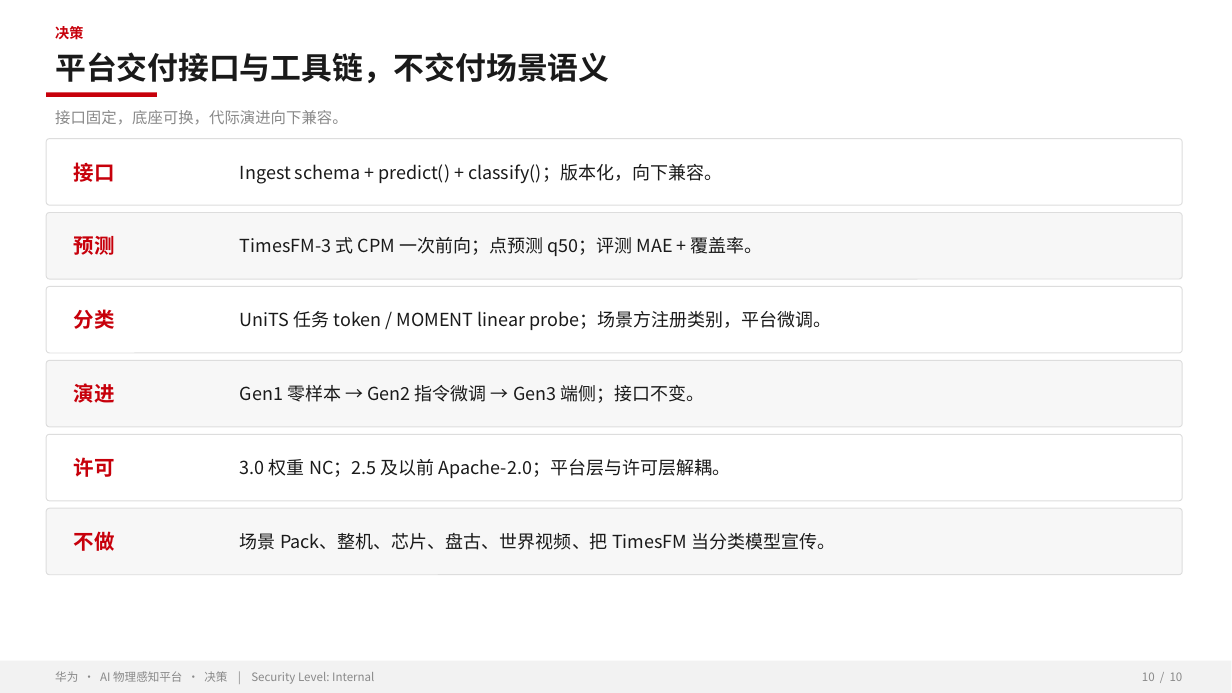
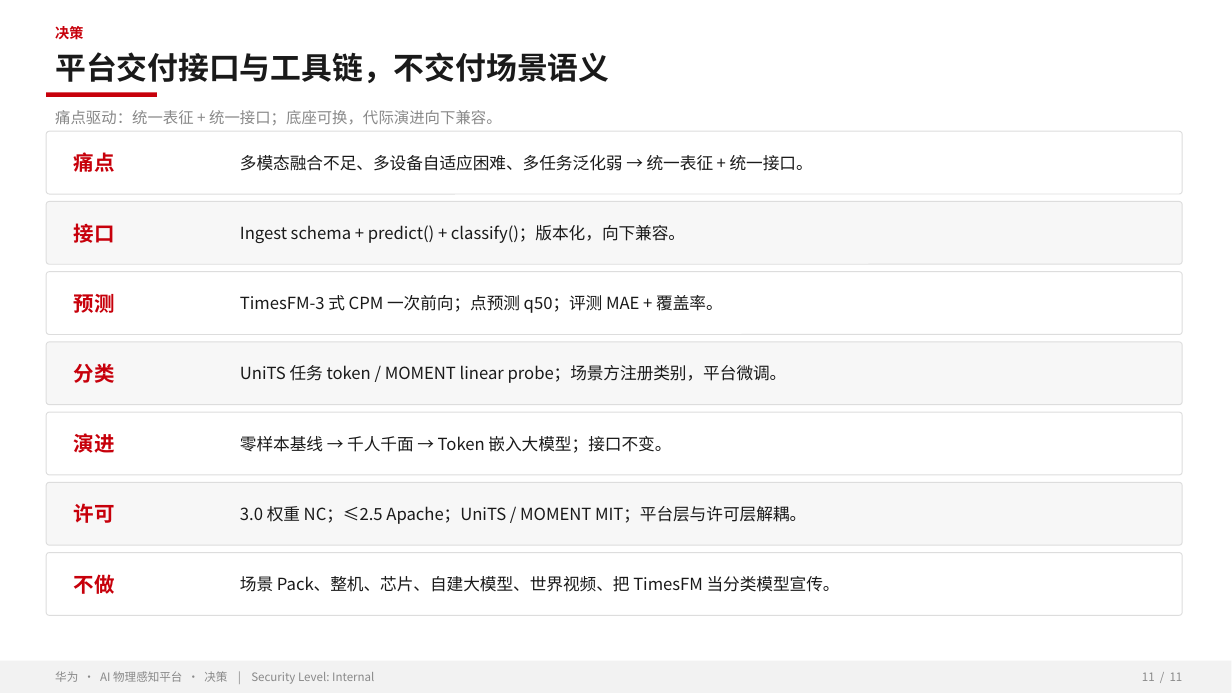
Before and after one commit to zhangrui1123/ai-physical-sensing, a slide deck: slide 11 of AI物理感知平台-华为汇报.pptx (slide 10 before the commit). Drawn at 1232x693 pixels with LibreOffice and Linux fonts; fonts in the diff are those of the drawing; background and template pictures are left out. Boxes give left, top, right and bottom in pixels: in the first picture for what was removed or moved away, otherwise in the second. Text is boxed around its words. In the diff, an @@ line names an element or a change of style, - is before the commit and + after.

```diff
--- a/AI物理感知平台-华为汇报.pptx
+++ b/AI物理感知平台-华为汇报.pptx
@@ text at [55,110,501,125]: text changed @@
-接口固定，底座可换，代际演进向下兼容。
+痛点驱动：统一表征 + 统一接口；底座可换，代际演进向下兼容。
@@ rounded rectangle: place and size @@
-rounded rectangle at [46,139,1182,205]
+rounded rectangle at [46,131,1182,194]
@@ text added at [74,152,115,172], 16 pt, text #C7000B, bold @@
+痛点
@@ text added at [240,155,813,171], 13 pt, text #1A1A1A @@
+多模态融合不足、多设备自适应困难、多任务泛化弱 → 统一表征 + 统一接口。
@@ rounded rectangle: place and size @@
-rounded rectangle at [46,212,1182,279]
+rounded rectangle at [46,201,1182,264]
@@ text "接口": place and size @@
-text "接口" at [74,162,115,182]
+text "接口" at [74,223,115,243]
@@ size 14 to 13 pt in 3 elements at [240,365,787,383], [240,295,723,313], [240,225,685,243] @@
@@ text "Ingest schema + predict() + ...": place and size @@
-text "Ingest schema + predict() + ..." at [240,164,722,184]
+text "Ingest schema + predict() + ..." at [240,225,685,243]
@@ rounded rectangle: place and size @@
-rounded rectangle at [46,286,1182,353]
+rounded rectangle at [46,272,1182,334]
@@ text "预测": place and size @@
-text "预测" at [74,233,115,259]
+text "预测" at [74,290,115,316]
@@ text "TimesFM-3 式 CPM 一次前向；点预测 q50；评测 ...": place and size @@
-text "TimesFM-3 式 CPM 一次前向；点预测 q50；评测 ..." at [240,237,763,256]
+text "TimesFM-3 式 CPM 一次前向；点预测 q50；评测 ..." at [240,295,723,313]
@@ rounded rectangle: place and size @@
-rounded rectangle at [46,360,1182,427]
+rounded rectangle at [46,342,1182,405]
@@ text "分类": place and size @@
-text "分类" at [74,309,115,329]
+text "分类" at [74,363,115,383]
@@ text "UniTS 任务 token / MOMENT ...": place and size @@
-text "UniTS 任务 token / MOMENT ..." at [240,311,832,330]
+text "UniTS 任务 token / MOMENT ..." at [240,365,787,383]
@@ rounded rectangle: place and size @@
-rounded rectangle at [46,434,1182,501]
+rounded rectangle at [46,412,1182,475]
@@ text "演进": place and size @@
-text "演进" at [74,383,115,403]
+text "演进" at [74,433,115,453]
@@ text at [240,436,671,453]: text changed; size 14 to 13 pt @@
-Gen1 零样本 → Gen2 指令微调 → Gen3 端侧；接口不变。
+零样本基线 → 千人千面 → Token 嵌入大模型；接口不变。
@@ rounded rectangle: place and size @@
-rounded rectangle at [46,508,1182,574]
+rounded rectangle at [46,482,1182,545]
@@ text "许可": place and size @@
-text "许可" at [74,457,115,477]
+text "许可" at [74,503,115,523]
@@ text at [240,506,806,524]: text changed; size 14 to 13 pt @@
-3.0 权重 NC；2.5 及以前 Apache-2.0；平台层与许可层解耦。
+3.0 权重 NC；≤2.5 Apache；UniTS / MOMENT MIT；平台层与许可层解耦。
@@ rounded rectangle added at [46,552,1182,615], fill #FFFFFF, outline #DDDDDD 0.75 pt @@
@@ text "不做": place and size @@
-text "不做" at [74,531,115,551]
+text "不做" at [74,574,115,594]
@@ text at [240,576,840,592]: text changed; size 14 to 13 pt @@
-场景 Pack、整机、芯片、盘古、世界视频、把 TimesFM 当分类模型宣传。
+场景 Pack、整机、芯片、自建大模型、世界视频、把 TimesFM 当分类模型宣传。
@@ text at [1142,672,1183,681]: text changed @@
-10 / 10
+11 / 11
```
Also in this commit, not shown: 8 other slides changed, 2 slides added, 1 slide removed, 1 other file.
